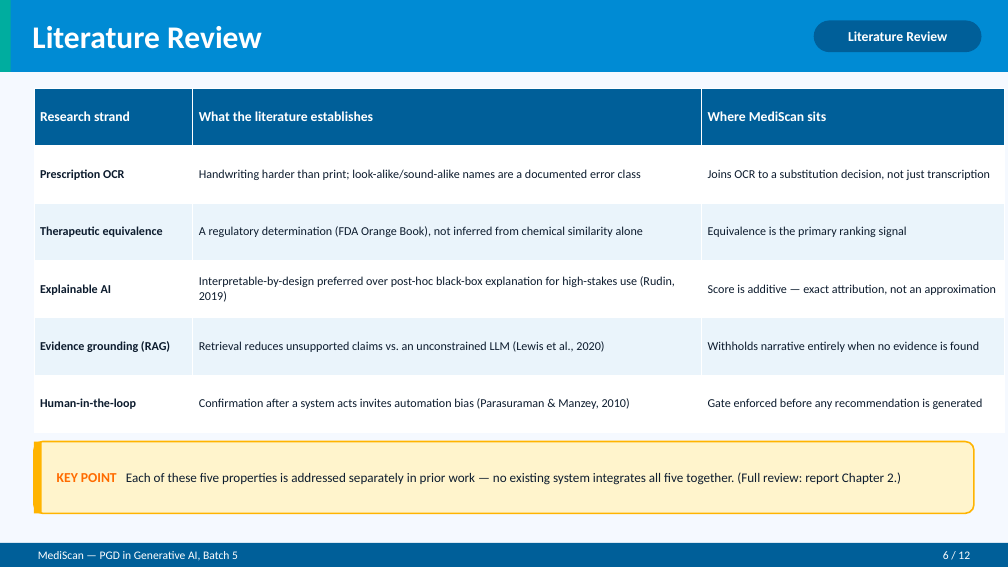
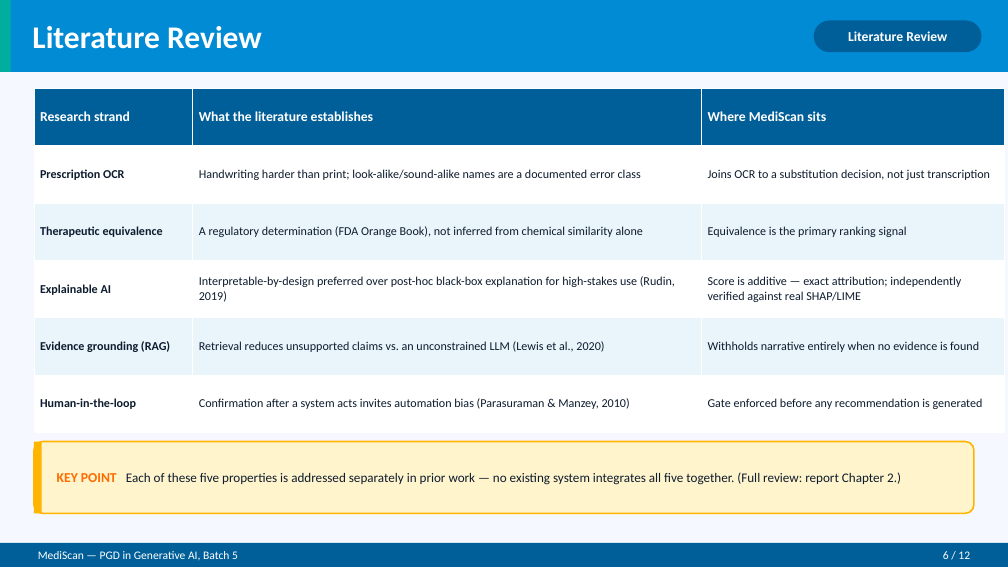
Before and after one commit to usamaalam01/prescriptionaiv2, a slide deck: slide 6 of uni-docs/MediScan_Final_Presentation.pptx. Drawn at 1008x567 pixels with LibreOffice and Linux fonts; fonts in the diff are those of the drawing. Boxes give left, top, right and bottom in pixels: in the first picture for what was removed or moved away, otherwise in the second. Text is boxed around its words. In the diff, an @@ line names an element or a change of style, - is before the commit and + after.

```diff
--- a/uni-docs/MediScan_Final_Presentation.pptx
+++ b/uni-docs/MediScan_Final_Presentation.pptx
@@ table at box(34, 88, 1004, 433) @@
-row 4, column 3: Score is additive — exact attribution, not an approximation
+row 4, column 3: Score is additive — exact attribution; independently verified against real SHAP/LIME
```
Also in this commit, not shown: 2 other slides changed, 1 other file.
